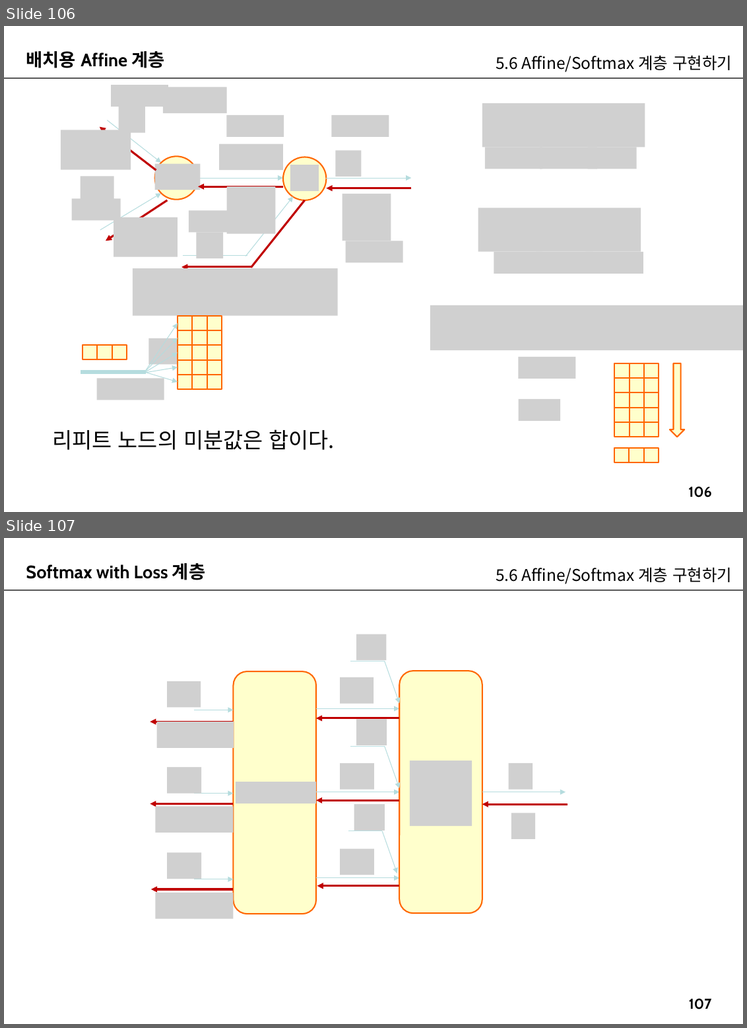
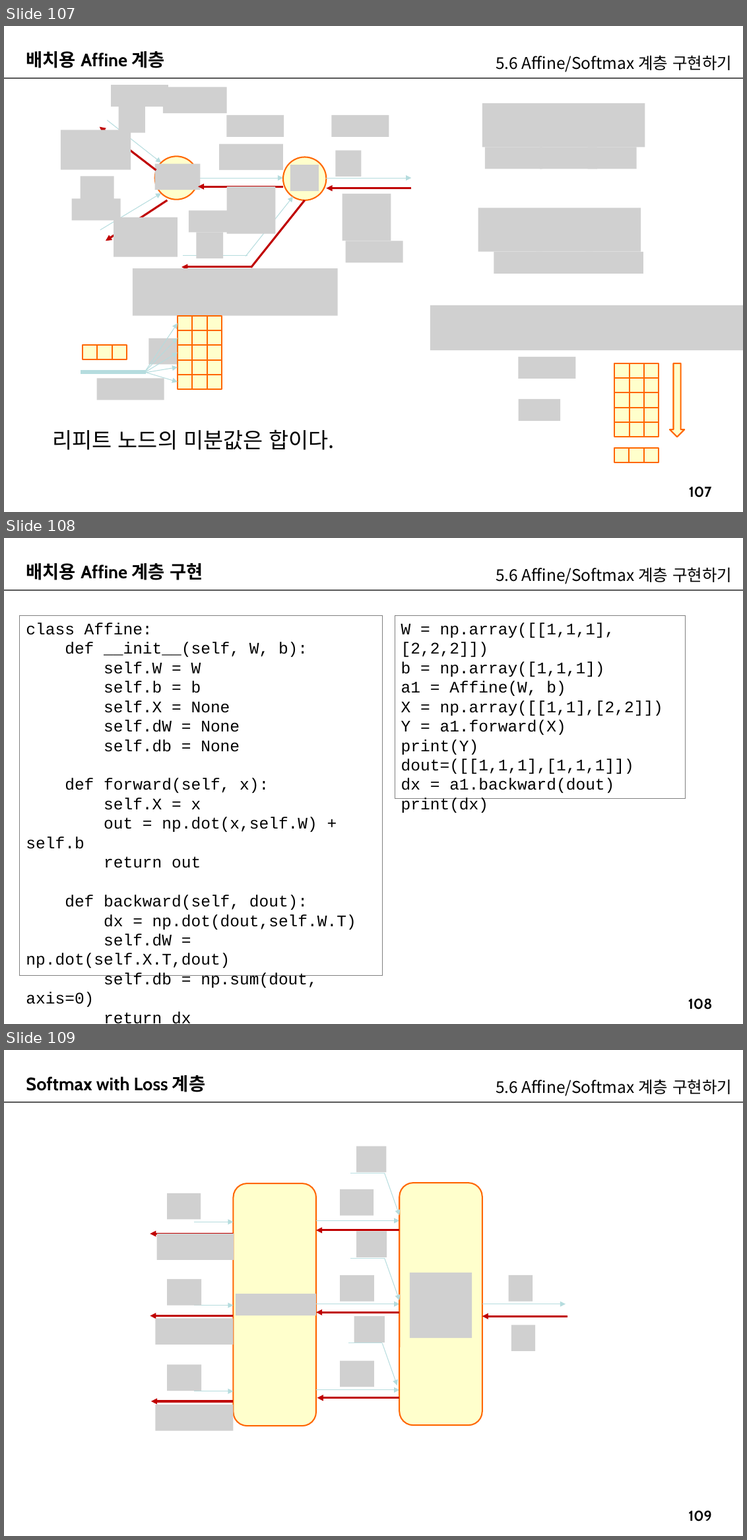
Before and after one commit to imguru-mooc/AI_Basic, a slide deck: 인공지능_2(판서).pptx. Shown one above the other, each under a label of ours: slides 106 and 107 before the commit, slides 107, 108 and 109 after it. The pictures are 747x1028 and 747x1540 pixels, drawn with LibreOffice and Linux fonts; fonts in the diff are those of the drawing; grey boxes stand for pictures. Boxes give left, top, right and bottom in pixels: in the first picture for what was removed or moved away, otherwise in the second. Text is boxed around its words. In the diff, an @@ line names an element or a change of style, - is before the commit and + after.

```diff
--- a/인공지능_2(판서).pptx
+++ b/인공지능_2(판서).pptx
@@ slide 108 added at box(4, 538, 743, 1024), background #FFFFFF; not listed: 2 template elements that a slide beside it also shows @@
@@ text added at box(26, 563, 203, 580), 20 pt, text #000000, bold @@
+배치용 Affine 계층 구현
@@ text added at box(496, 567, 732, 584), 18 pt, text #000000 @@
+5.6 Affine/Softmax 계층 구현하기
@@ rectangle added at box(20, 615, 382, 974), outline #808080 0.75 pt, 18 pt, text #000000 @@
+class Affine:
+def __init__(self, W, b):
+self.W = W
+self.b = b
+self.X = None
+self.dW = None
+self.db = None
+def forward(self, x):
+self.X = x
+out = np.dot(x,self.W) + self.b
+return out
+def backward(self, dout):
+dx = np.dot(dout,self.W.T)
+self.dW = np.dot(self.X.T,dout)
+self.db = np.sum(dout, axis=0)
+return dx
@@ rectangle added at box(395, 615, 686, 798), outline #808080 0.75 pt, 18 pt, text #000000 @@
+W = np.array([[1,1,1],[2,2,2]])
+b = np.array([1,1,1])
+a1 = Affine(W, b)
+X = np.array([[1,1],[2,2]])
+Y = a1.forward(X)
+print(Y)
+dout=([[1,1,1],[1,1,1]])
+dx = a1.backward(dout)
+print(dx)
@@ what was slide 106 is now slide 107 @@
@@ page number at box(689, 486, 712, 497): text changed @@
-106
+107
@@ what was slide 107 is now slide 109 @@
@@ page number at box(688, 1510, 712, 1521): text changed @@
-107
+109
```
Also in this commit, not shown: 5 slides changed, 41 other slides added.
